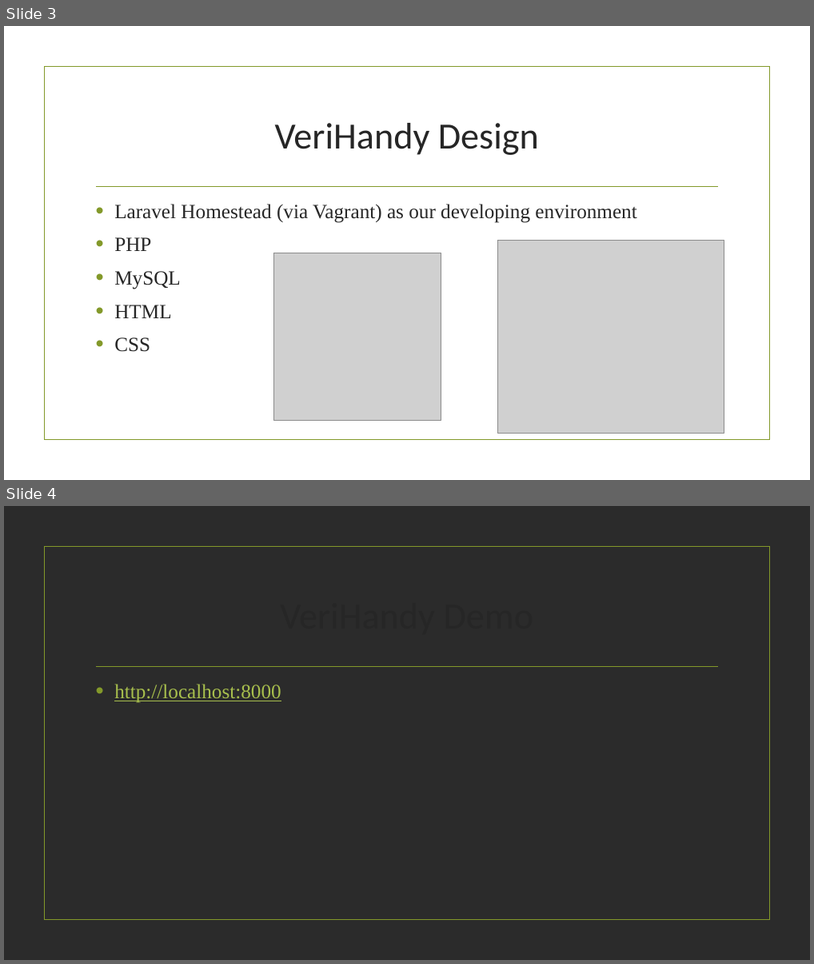
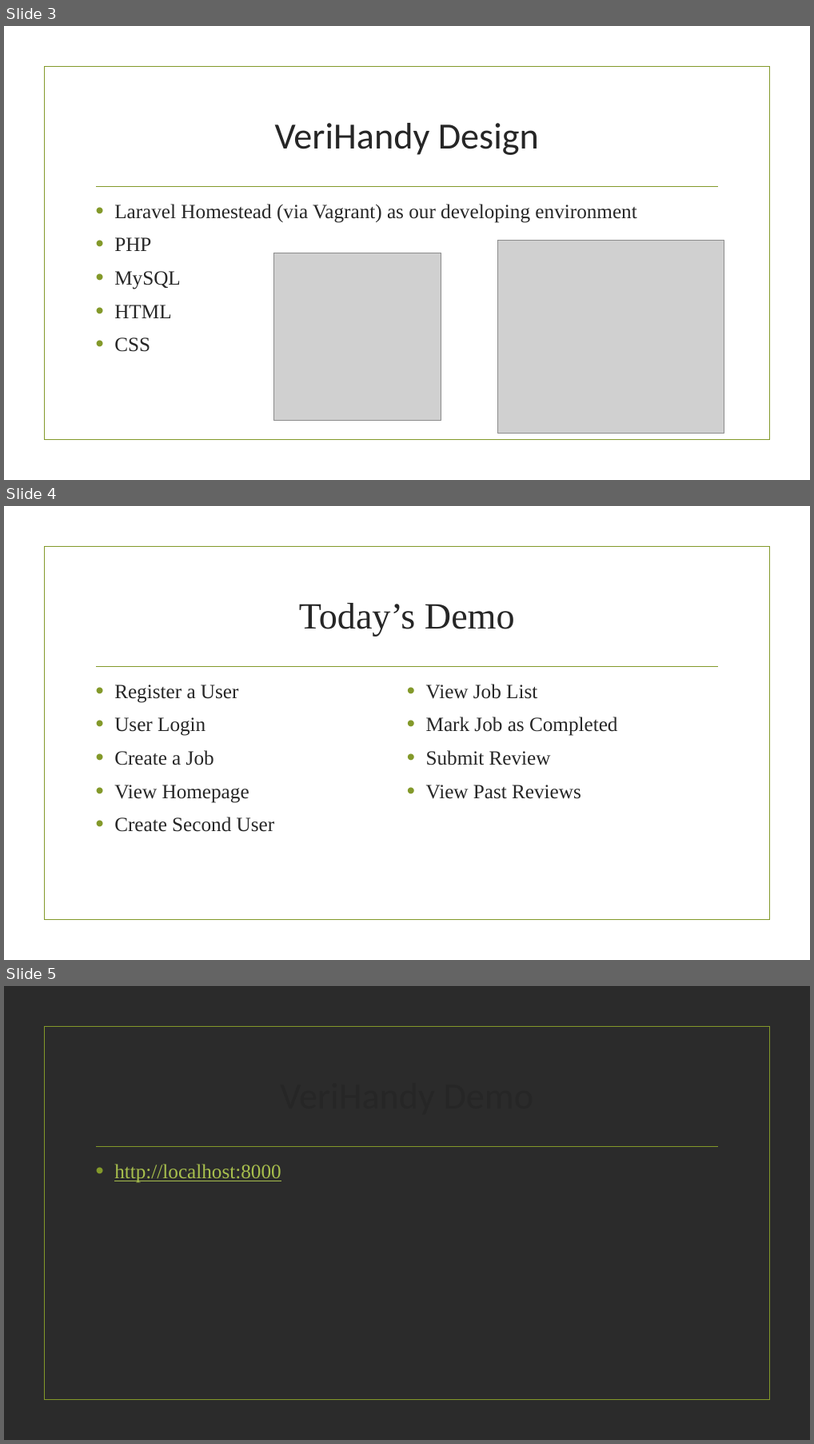
Before and after one commit to jjumbc/Software-Engineering-Group-project, a slide deck: Presentation/Spiral2.pptx. Shown one above the other, each under a label of ours: slides 3 and 4 before the commit, slides 3, 4 and 5 after it. The pictures are 814x964 and 814x1444 pixels, drawn with LibreOffice and Linux fonts; fonts in the diff are those of the drawing; grey boxes stand for pictures; background and template pictures are left out; a plain dark background stands for a picture behind light text. Boxes give left, top, right and bottom in pixels: in the first picture for what was removed or moved away, otherwise in the second. Text is boxed around its words. In the diff, an @@ line names an element or a change of style, - is before the commit and + after.

```diff
--- a/Presentation/Spiral2.pptx
+++ b/Presentation/Spiral2.pptx
@@ slide 4 added at (4,506,810,960), background picture (left out); not listed: 2 template elements that a slide beside it also shows @@
@@ title added at (299,603,515,636), 44 pt, text #262626 @@
+Today’s Demo
@@ text added at (114,684,618,832), 24 pt, text #262626 @@
+• Register a User
+• User Login
+• Create a Job
+• View Homepage
+• Create Second User
+• View Job List
+• Mark Job as Completed
+• Submit Review
+• View Past Reviews
@@ what was slide 4 is now slide 5 @@
```
Also in this commit, not shown: 1 slide changed, 1 other slide added.
